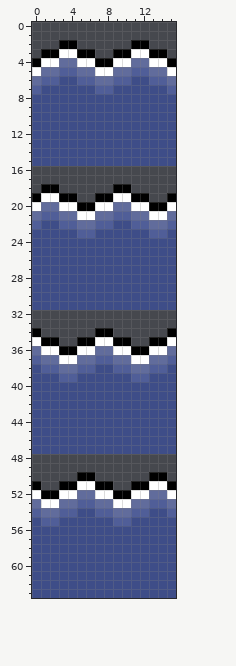
Two versions of one pixel-art sprite, graphics/background/background-82.png. The first picture shows the starting point.
The file is 32x128 pixels, drawn in blocks of 2x2; one block is one cell here.
The result:
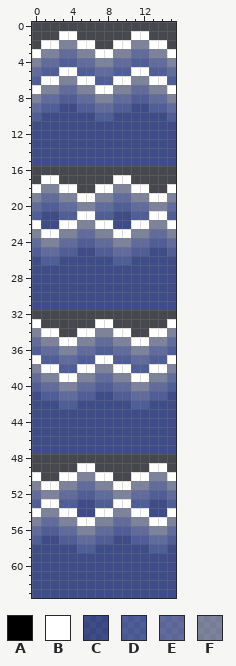
Palette (. is transparent): A #000000  B #ffffff  C #3751c180  D #5973e180  E #7b8fe980  F #b3bde780
Diff:
Changed rows in their new state; - is an unchanged pixel.
first column x 0:
 1 ---BB------BB---
 2 -BBFFBB--BBFFBB-
 3 BFFEEFFBBFFEEFFB
 4 FEEDDEEFFEEDDEEF
 5 EDDBBDDEEDDBBDDE
 6 DBBFFBBDDBBFFBBD
 7 BFFEEFFBBFFEEFFB
 8 FEEDDEEFFEEDDEEF
 9 EDD--DDEEDD--DDE
10 D------DD------D
first column x 0:
17 -BB------BB-----
18 BFFBB--BBFFBB--B
19 FEEFFBBFFEEFFBBF
20 EDDEEFFEEDDEEFFE
21 DCCDD--DDCCDD--D
22 B--BBFFBB--BBFFB
23 FBBFFEEFFBBFFEEF
24 EFFEEDDEEFFEEDDE
25 DEEDD--DDEEDD--D
26 -DD------DD-----
first column x 0:
33 B------BB------B
34 FBB--BBFFBB--BBF
35 EFFBBFFEEFFBBFFE
36 DEEFFEEDDEEFFEED
37 BDDEEDDBBDDEEDDB
38 FBBDDBBFFBBDDBBF
39 EFFBBFFEEFFBBFFE
40 DEEFFEEDDEEFFEED
41 -DDEEDD--DDEEDD-
42 ---DD------DD---
first column x 0:
49 -----BB------BB-
50 B--BBFFBB--BBFFB
51 FBBFFEEFFBBFFEEF
52 EFFEEDDEEFFEEDDE
53 D--DDCCDD--DDCCD
54 BFFBB--BBFFBB--B
55 FEEFFBBFFEEFFBBF
56 EDDEEFFEEDDEEFFE
57 D--DDEEDD--DDEED
58 -----DD------DD-
Boxes around the changes in both pictures, in picture pixels (x1, y1, x2, y2):
changed: (32, 31, 176, 121)
changed: (32, 175, 176, 265)
changed: (32, 319, 176, 409)
changed: (32, 463, 176, 553)
